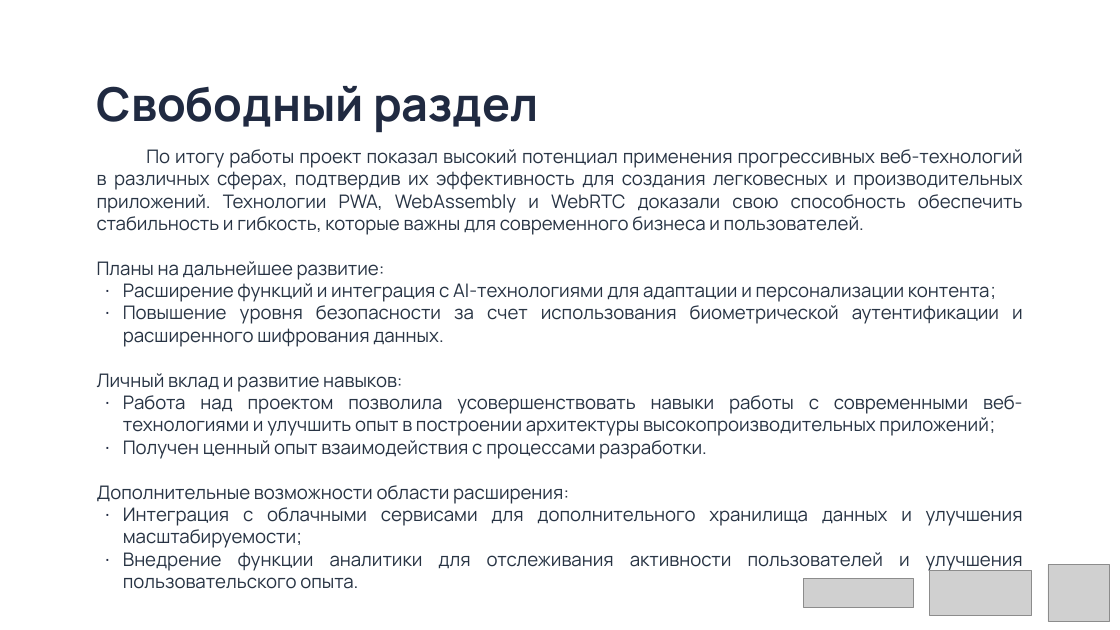
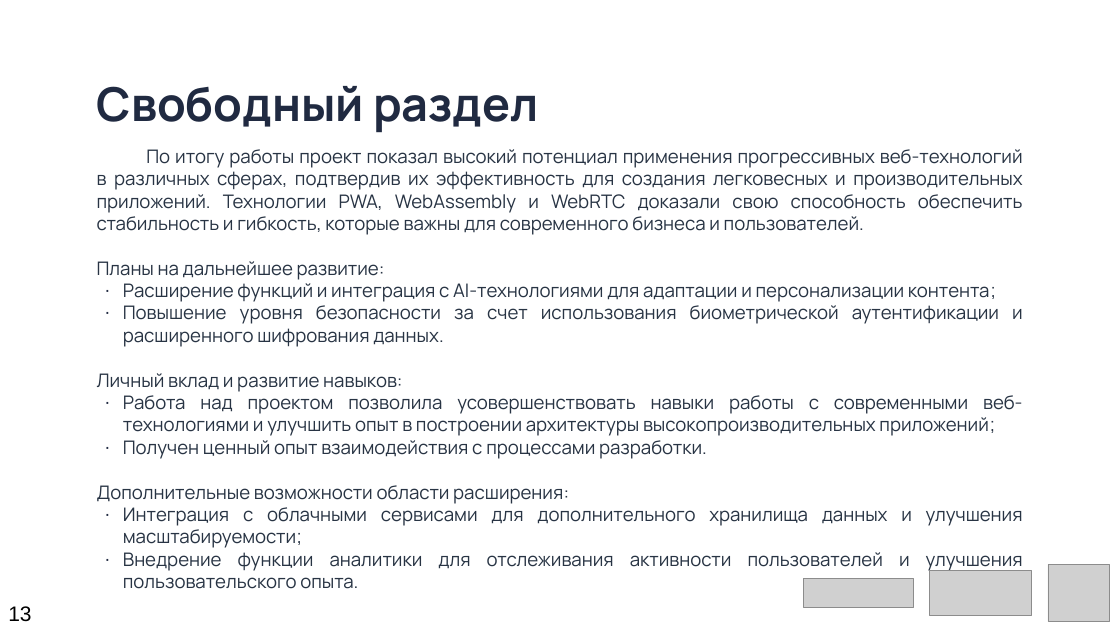
Before and after one commit to HeisPovedim/SFEDU, a slide deck: slide 13 of Курс 1/ВВиД/Презентация.pptx. Drawn at 1120x630 pixels with LibreOffice and Linux fonts; fonts in the diff are those of the drawing; grey boxes stand for pictures; background and template pictures are left out. Boxes give left, top, right and bottom in pixels: in the first picture for what was removed or moved away, otherwise in the second. Text is boxed around its words. In the diff, an @@ line names an element or a change of style, - is before the commit and + after.

```diff
--- a/Курс 1/ВВиД/Презентация.pptx
+++ b/Курс 1/ВВиД/Презентация.pptx
@@ text added at <box>8,606,31,622</box>, 18 pt, text #000000 @@
+13
```
Also in this commit, not shown: 13 other slides changed, 1 other file.
